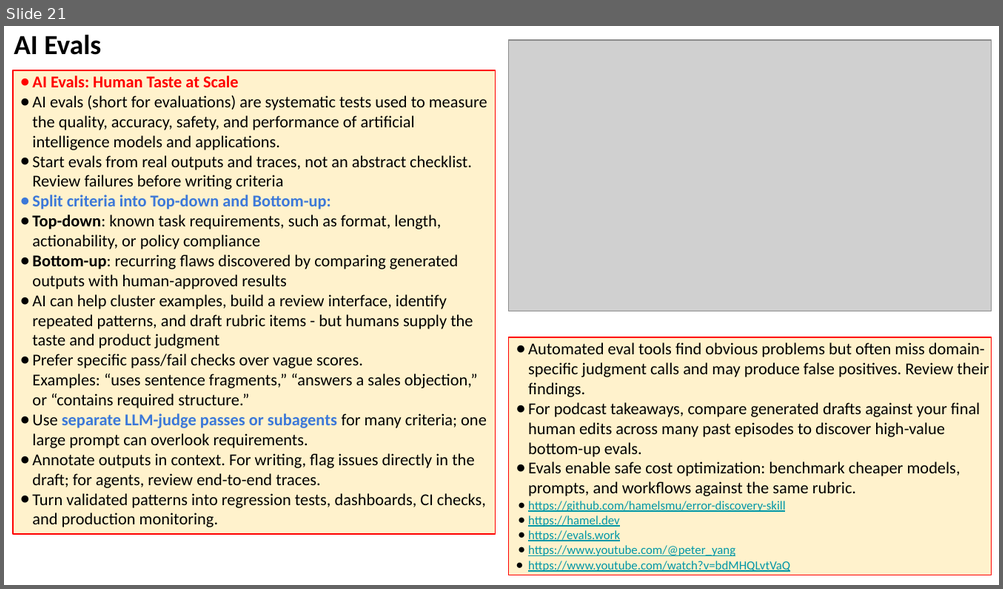
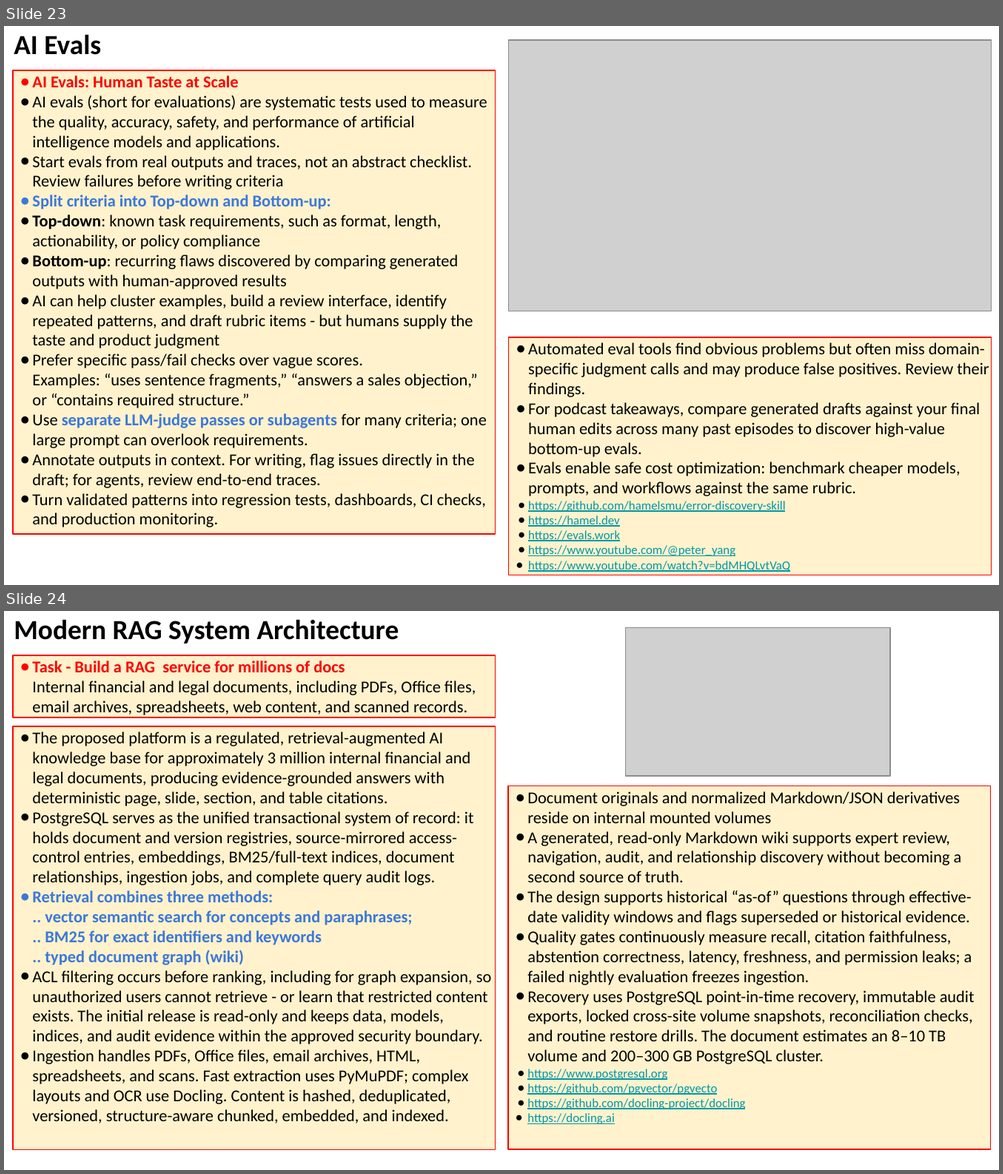
Before and after one commit to lselector/seminar, a slide deck: 2026/2026-08-28-AI-Updates.pptx. Shown one above the other, each under a label of ours: slide 21 before the commit, slides 23 and 24 after it. The pictures are 1003x589 and 1003x1174 pixels, drawn with LibreOffice and Linux fonts; fonts in the diff are those of the drawing; grey boxes stand for pictures. Boxes give left, top, right and bottom in pixels: in the first picture for what was removed or moved away, otherwise in the second. Text is boxed around its words. In the diff, an @@ line names an element or a change of style, - is before the commit and + after.

```diff
--- a/2026/2026-08-28-AI-Updates.pptx
+++ b/2026/2026-08-28-AI-Updates.pptx
@@ slide 24 added at box(4, 611, 999, 1170), background #FFFFFF @@
@@ text added at box(14, 619, 399, 644), 20 pt, text #000000, bold @@
+Modern RAG System Architecture
@@ picture added at box(626, 628, 891, 776) @@
@@ rectangle added at box(13, 655, 495, 718), fill #FFF2CC, outline #FF0000 0.75 pt, 12 pt, text #000000 @@
+● Task - Build a RAG service for millions of docs
+  Internal financial and legal documents, including PDFs, Office files, email archives, spreadsheets, web content, and scanned records.
@@ rectangle added at box(13, 726, 495, 1150), fill #FFF2CC, outline #FF0000 0.75 pt, 12 pt, text #000000 @@
+● The proposed platform is a regulated, retrieval-augmented AI knowledge base for approximately 3 million internal financial and legal documents, producing evidence-grounded answers with deterministic page, slide, section, and table citations.
+● PostgreSQL serves as the unified transactional system of record: it holds document and version registries, source-mirrored access-control entries, embeddings, BM25/full-text indices, document relationships, ingestion jobs, and complete query audit logs.
+● Retrieval combines three methods:
+  .. vector semantic search for concepts and paraphrases;
+  .. BM25 for exact identifiers and keywords
+  .. typed document graph (wiki)
+● ACL filtering occurs before ranking, including for graph expansion, so unauthorized users cannot retrieve - or learn that restricted content exists. The initial release is read-only and keeps data, models, indices, and audit evidence within the approved security boundary.
+● Ingestion handles PDFs, Office files, email archives, HTML, spreadsheets, and scans. Fast extraction uses PyMuPDF; complex layouts and OCR use Docling. Content is hashed, deduplicated, versioned, structure-aware chunked, embedded, and indexed.
@@ rectangle added at box(508, 786, 990, 1150), fill #FFF2CC, outline #FF0000 0.75 pt, 12 pt, text #000000 @@
+● Document originals and normalized Markdown/JSON derivatives reside on internal mounted volumes
+● A generated, read-only Markdown wiki supports expert review, navigation, audit, and relationship discovery without becoming a second source of truth.
+● The design supports historical “as-of” questions through effective-date validity windows and flags superseded or historical evidence.
+● Quality gates continuously measure recall, citation faithfulness, abstention correctness, latency, freshness, and permission leaks; a failed nightly evaluation freezes ingestion.
+● Recovery uses PostgreSQL point-in-time recovery, immutable audit exports, locked cross-site volume snapshots, reconciliation checks, and routine restore drills. The document estimates an 8–10 TB volume and 200–300 GB PostgreSQL cluster.
+● https://www.postgresql.org
+● https://github.com/pgvector/pgvecto
+● https://github.com/docling-project/docling
+● https://docling.ai
@@ what was slide 21 is now slide 23 @@
```
Also in this commit, not shown: 8 slides changed, 2 other slides added, 1 slide removed.
